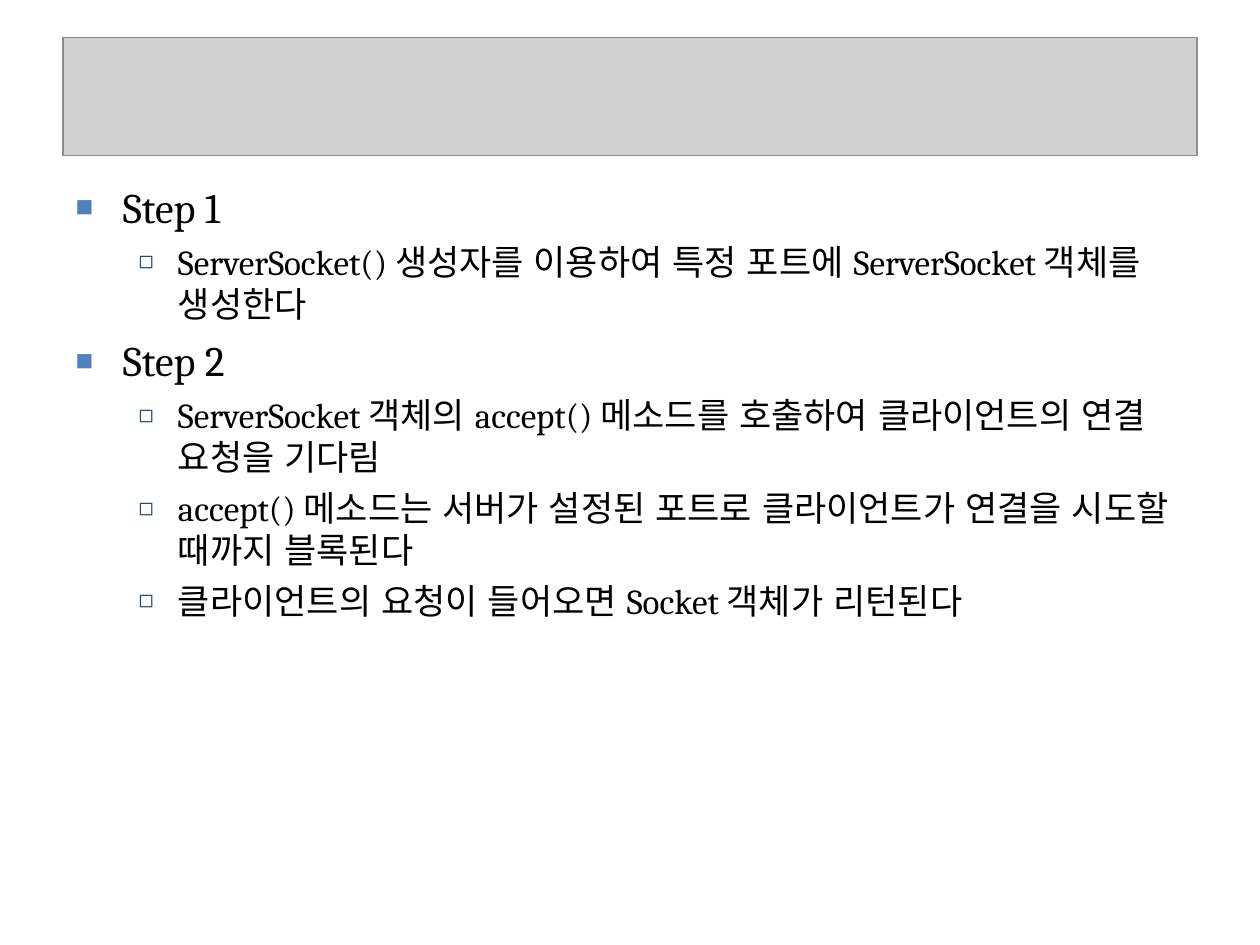
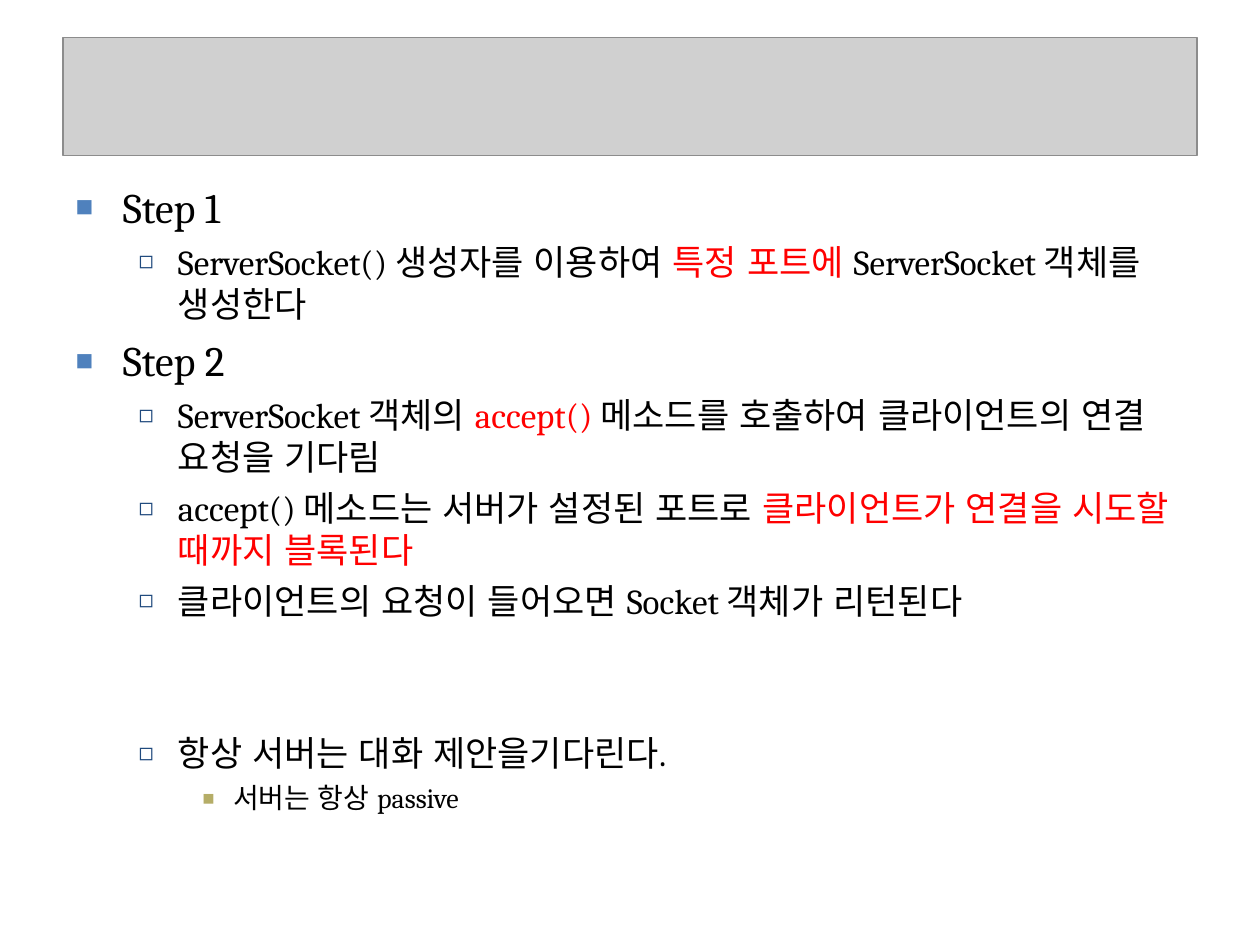
Before and after one commit to seleuchel/javaNetwork, a slide deck: slide 4 of ppt/321_chap09ServerSocket.ppt. Drawn at 1260x945 pixels with LibreOffice and Linux fonts; fonts in the diff are those of the drawing; grey boxes stand for pictures; background and template pictures are left out. Boxes give left, top, right and bottom in pixels: in the first picture for what was removed or moved away, otherwise in the second. Text is boxed around its words. In the diff, an @@ line names an element or a change of style, - is before the commit and + after.

```diff
--- a/ppt/321_chap09ServerSocket.ppt
+++ b/ppt/321_chap09ServerSocket.ppt
@@ text at [178, 246, 1169, 566]: text colour #000000 to #FF0000 in "특정 포트에", "accept()", "클라이언트가 연결을 시도할 때까지 블록된다" @@
@@ text at [178, 736, 666, 814]: paragraphs added @@
+  ◻ 항상 서버는 대화 제안을기다린다.
+    ▪ 서버는 항상 passive
```
Also in this commit, not shown: 7 other slides changed, 4 other files.
